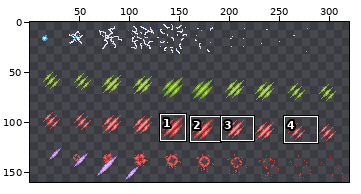
Sprite sheet -- Resources/AwesomeGuns/Weapons/SPRITES/Hits.gif. The first picture is a wide view before the edit; the outline marks the close-up.
Close-up. As it was:
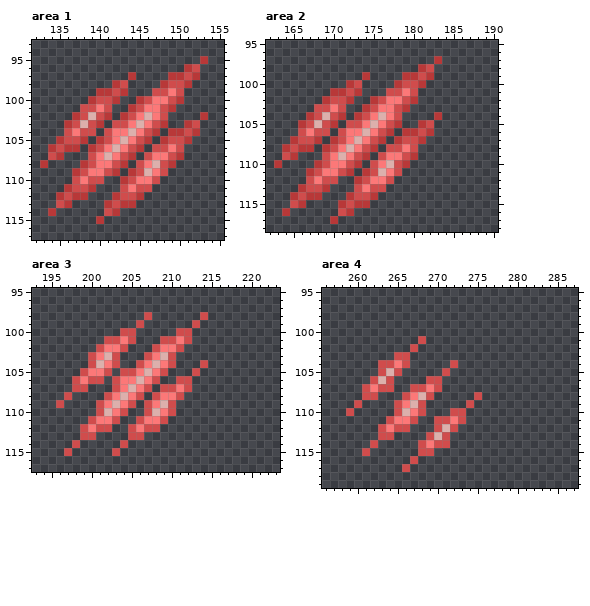
The file is 320x160 pixels. Shown: area 1: x 132..155, y 93..117; area 2: x 162..190, y 95..118; area 3: x 193..223, y 95..117; area 4: x 256..287, y 95..119. The wide view leaves out empty margins. The commit also changed other parts of the picture, which this record leaves out.
The same view after the edit:
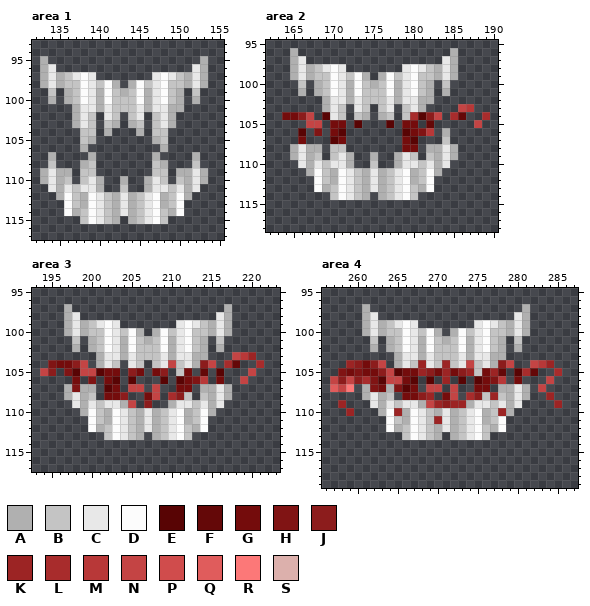
Palette (. is transparent): A #b0b0b0  B #c4c4c4  C #e8e8e8  D #fcfcfc  E #580404  F #640808  G #740c0c  H #801414  J #8c1c1c  K #9c2424  L #a82c2c  M #b83838  N #c44444  P #d04c4c  Q #e05c5c  R #fc7878  S #dcb0ac
Edits made:
Area 1:
y 95: x 133 . -> A; x 153 M -> A
y 96: x 133..134 .. -> AC; x 151..153 MP. -> .CA
y 97: x 133..139 ....... -> ACABCDC; x 144 M -> .; x 147..153 ..MMPM. -> CDCBACA
y 98: x 133..153 .........MP....MPPM.. -> ACABBDCBDA.ADBCDBBACA
y 99: x 134 . -> B; x 136..150 ....MMPM...PPRP -> ABDCADBABDACDBA; x 152 . -> B
y 100: x 134 . -> A; x 136..150 ...MPPM..MPRRPM -> ABDCADBBBDACDBA; x 152 . -> A
y 101: x 137..150 .PPRP..MPRRPM. -> ACCACBBBCACCAA
y 102: x 137..149 MPSPM.MPRSRP. -> ACB.CB.BC.BCA; x 153 M -> .
y 103: x 136..149 MPSPM.PPRSRPM. -> .ACB.BA.AB.BCA; x 151..152 MP -> ..
y 104: x 136..139 PRPP -> ..BB; x 141..152 PRRSRPM.MMPM -> A...A.BB....
y 105: x 135..151 MPPM.MPRSRPM.MPPM -> ...BA.......AB...
y 106: x 134..145 MPMM.MPRSRPM -> ....A.......; x 147..150 PPRP -> .A..
y 107: x 134..135 PM -> A.; x 139..144 PRSRPM -> A.....; x 146..150 PRRPM -> .A...; x 152 . -> A
y 108: x 133..134 M. -> .B; x 138..143 MPRRPM -> AB....; x 145..149 PRSPM -> ..BA.; x 152 . -> B
y 109: x 133..142 ....MPRRPM -> ACAA.BB...; x 144..148 MPSRP -> ...BB; x 150..153 .... -> AACA
y 110: x 133..140 ....PRPP -> ACAB.BCA; x 143..148 MPRRP. -> A..ACB; x 150..153 .... -> BACA
y 111: x 134..140 ..MPPM. -> CACBCCA; x 143..152 PRPP...... -> B..ACCBCAC
y 112: x 135..151 MPMM...MPPM...... -> ADBADCBACABCDABDA
y 113: x 135..150 PM....MPMM...... -> .DBADCBACABCDABD
y 114: x 134 M -> .; x 136..150 .....PM........ -> DABDCBACABCDBAD
y 115: x 138..142 ..M.. -> BDCBA; x 144..148 ..... -> ABCDB
Area 2:
y 96: x 165 . -> A; x 185 . -> A
y 97: x 165..166 .. -> AC; x 183..185 M.. -> .CA
y 98: x 165..171 ....... -> ACABCDC; x 179..185 ..MP... -> CDCBACA
y 99: x 165..174 .........M -> ACABBDCBDA; x 176..185 ...MMPM... -> ADBCDBBACA
y 100: x 166 . -> B; x 168..182 ....MP....MPPM. -> ABDCADBABDACDBA; x 184 . -> B
y 101: x 166 . -> A; x 168..182 ..MMPM...PPRP.. -> ABDCADBBBDACDBA; x 184 . -> A
y 102: x 169..182 MPPM..MPRRPM.. -> ACCACBBBCACCAA
y 103: x 168..171 PPRP -> .ACB; x 173..181 .MPRRPM.. -> CB.BC.BCA; x 186..187 .. -> NM
y 104: x 164..171 ...MPSPM -> GGJN.ECB; x 173..183 MPRSRP....M -> BA.AB.BLEJN; x 185..186 .. -> LF; x 189 . -> L
y 105: x 166..182 MPSPM.PPRSRPM..MP -> .NN.GG.E...E.GG.F; x 188 . -> N
y 106: x 166..177 PRPP.PRRSRPM -> E.H.GE......; x 179..181 MMP -> EGH; x 184 . -> A
y 107: x 165..168 MPPM -> .G..; x 170..176 MPRSRPM -> EG.....; x 178..181 MPPM -> .GE.; x 184 . -> B
y 108: x 164..175 MPMM.MPRSRPM -> .ACAA.BB....; x 177..180 PPRP -> ..GG; x 182..185 .... -> AACA
y 109: x 164..180 PM...PRSRPM.PRRPM -> .ACAB.BCA..A..ACB; x 182..185 .... -> BACA
y 110: x 163 M -> .; x 166..173 ..MPRRPM -> CACBCCA.; x 175..184 PRSPM..... -> B..ACCBCAC
y 111: x 167..183 MPRRPM.MPSRP..... -> ADBADCBACABCDABDA
y 112: x 167..182 PRPP..MPRRP..... -> .DBADCBACABCDABD
y 113: x 166..182 MPPM...PRPP...... -> ..DABDCBACABCDBAD
y 114: x 165..168 MPMM -> ....; x 170..180 ..MPPM..... -> BDCBA.ABCDB
y 115: x 165..166 PM -> ..; x 171..174 MPMM -> ....
y 116: x 164 M -> .; x 171..172 PM -> ..
y 117: x 170 M -> .
Area 3:
y 97: x 197 . -> A; x 217 . -> A
y 98: x 197..198 .. -> AC; x 207 P -> .; x 214 P -> .; x 216..217 .. -> CA
y 99: x 197..203 ....... -> ACABCDC; x 206 P -> .; x 211..217 ..P.... -> CDCBACA
y 100: x 197..206 .......PP. -> ACABBDCBDA; x 208..217 ...PP..... -> ADBCDBBACA
y 101: x 198 . -> B; x 200..214 ..PPRP...PPRP.. -> ABDCADBABDACDBA; x 216 . -> B
y 102: x 198 . -> A; x 200..214 .PRRP...PRRP... -> ABDCADBBBDACDBA; x 216 . -> A
y 103: x 200..214 PRSP...PRSP.... -> .ACCACBBBCACCAA; x 218..220 ... -> NMK
y 104: x 195..203 .....PSRP -> HGGJN.ACB; x 205..215 .PRSRP...P. -> CB.BCNBCAJN; x 217..218 .. -> LF; x 221 . -> L
y 105: x 194..195 .. -> NJ; x 197..209 ..PRRP.PPRSRP -> HENNEGG.JG.GJ; x 211..214 ..P. -> BG.F; x 216 . -> E; x 220 . -> N
y 106: x 198..209 PRPP.PRRSRP. -> G.H.GE.E...E; x 211..214 PP.. -> EGHM; x 216 . -> G; x 219 . -> N
y 107: x 197..200 .PP. -> AHAA; x 202..212 .PRSRP.PPRP -> EG.NN.N..GG; x 214..217 .... -> AACA
y 108: x 197..200 P... -> ACAB; x 202..212 PRSRP.PRRP. -> GGJ..GN.LJB; x 214..217 .... -> BACA
y 109: x 196 P -> .; x 198..205 ...PRSRP -> CACBCCAN; x 207..216 PRSP...... -> J..ACCBCAC
y 110: x 199..215 ..PSRP..PSRP..... -> ADBADCBACABCDABDA
y 111: x 200..214 PRRP..PRRP..... -> DBADCBACABCDABD
y 112: x 199..214 PRPP..PRPP...... -> .DABDCBACABCDBAD
y 113: x 199..200 PP -> ..; x 202..206 ...PP -> BDCBA; x 208..212 ..... -> ABCDB
y 114: x 198 P -> .; x 204 P -> .
y 115: x 197 P -> .; x 203 P -> .
Area 4:
y 97: x 261 . -> A; x 281 . -> A
y 98: x 261..262 .. -> AC; x 280..281 .. -> CA
y 99: x 261..267 ....... -> ACABCDC; x 275..281 ....... -> CDCBACA
y 100: x 261..270 .......... -> ACABBDCBDA; x 272..281 .......... -> ADBCDBBACA
y 101: x 262 . -> B; x 264..278 ....P.......... -> ABDCADBABDACDBA; x 280 . -> B
y 102: x 262 . -> A; x 264..278 ...P........... -> ABDCADBBBDACDBA; x 280 . -> A
y 103: x 265..278 PP............ -> ACCACBBBCACCAA
y 104: x 259..279 ....PPRP.....P....... -> KJGJN.ACBKCBKBCNBCAJN; x 282..284 ... -> NMK
y 105: x 258..278 .....PSP.....P....... -> HGHGGJNEGGKJGKGJKBGKF; x 280..282 ... -> ELF; x 285 . -> L
y 106: x 257..267 .....PSP... -> NJNJLHENNGE; x 269..271 PP. -> E.K; x 273 . -> E; x 275..278 .... -> EGHM; x 280 . -> G; x 284 . -> N
y 107: x 257..259 ... -> QNR; x 261..270 PRPP..PPRP -> AHGAHEG.NN; x 272 . -> N; x 275..276 .. -> GG; x 278..281 .... -> AACA; x 283 . -> N
y 108: x 261..264 PP.. -> ACAB; x 266..269 PRSP -> GGJK; x 271..272 .. -> GN; x 274..281 .P...... -> LJBKBACA; x 284 . -> K
y 109: x 258 . -> K; x 260 P -> .; x 262..280 ...PRSP.....P...... -> CACBCCANKJKKACCBCAC; x 285 . -> K
y 110: x 259 P -> K; x 263..279 ..PSRP...PP...... -> ADKADCBACABCDABKA
y 111: x 264..278 PRRP..PPRP..... -> DBADCBKCABCDABD
y 112: x 263..278 PRPP...PSP...... -> .DABDCBACABCDBAD
y 113: x 263..264 PP -> ..; x 266..276 ...PSP..... -> BDCBA.ABCDB
y 114: x 262 P -> .; x 268..271 PRPP -> ....
y 115: x 261 P -> .; x 268..269 PP -> ..
y 116: x 267 P -> .
y 117: x 266 P -> .
